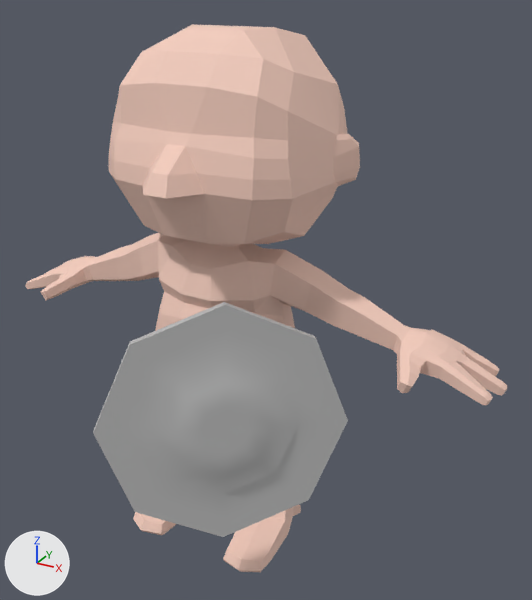
An edit to the FBX model Assets/Hero/hero_idle.fbx, drawn before and after from the same camera.
One viewpoint serves both versions: a 50 mm lens placed at (0.453, -0.662, 0.697), pointed at (0.063, 0.047, 0.343). Arrows for +X, +Y and +Z are at lower left; the lights stay in place. Where no turn or scale is listed for an object, it has been applied to the vertices.

The first picture shows 'model1:pCylinder1', 'model:polySurface3'.
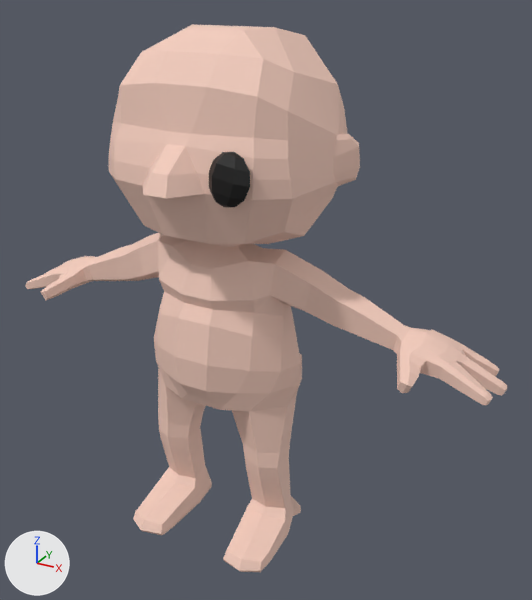
Patch to the scene script:
```diff
--- a/Assets/Hero/hero_idle.fbx.py
+++ b/Assets/Hero/hero_idle.fbx.py
@@ mat_phong1 @@
+mat_phong1 = principled_material('phong1')
+mat_phong1.base_color = (0.0, 0.0, 0.0)  # black #000000
+mat_phong1.roughness = 0.553
@@ me_mesh_002 @@
+me_mesh_002.from_pydata(...)  # 32 vertices, 36 faces; spans x -0.0269..0.0269, y -0.0128..0.0128, z -0.0282..0.0282
+me_mesh_002.materials.append(mat_phong1)  # black #000000
@@ ob_model1_pcylinder1 @@
-ob_model1_pcylinder1 = bpy.data.objects.new('model1:pCylinder1', me_mesh_001)
-ob_model1_pcylinder1.location = (0.087, -0.092, 0.257)
@@ ob_psphere2 @@
+ob_psphere2 = bpy.data.objects.new('pSphere2', me_mesh_002)
+ob_psphere2.location = (0.067, -0.038, 0.509)
```

Where the change shows, as pixel boxes (x1, y1, x2, y2) in the pictures (532 x 600 px):
'model1:pCylinder1', deleted
    before: (93, 302, 348, 537)
'pSphere2', added (black)
    after: (209, 152, 250, 207)
